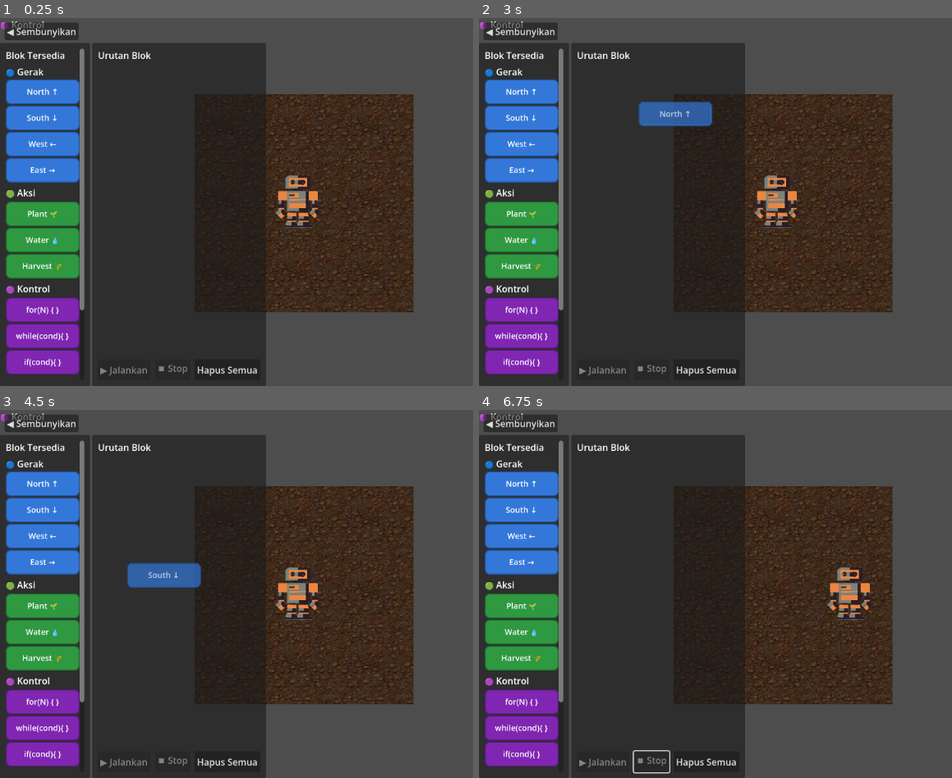
Above: before the commit, frames 1-4 (two rows, left to right).
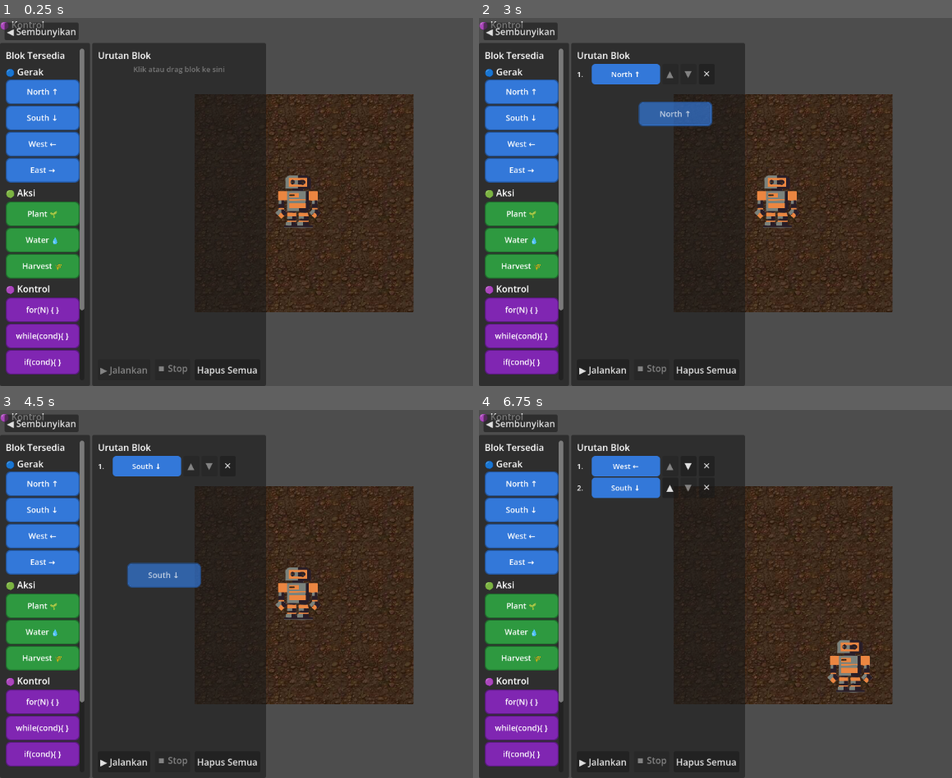
Above: after the commit, the same moments.

Repository: Kemas-Nayar/petani-gen-z
Game: Godot game, scene res://node_2d.tscn
The game is run twice, just before and just after one commit, with the same random seed, the same clock (stepped at 60 frames per second) and the same inputs.
Inputs (mouse positions are in pixels of both pictures, inside the frame that each line leads up to):
- Up to frame 1 (0.25 s): no input
- Up to frame 2 (3 s): click "◀ Sembunyikan" at 0.5 s; click "▶ Blok" at 1.25 s; click "Hapus Semua" at 2 s; tap Enter at 2.75 s; drag from (521, 91) to (871, 121) at 2.77 s
- Up to frame 3 (4.5 s): click (227, 465) at 3.5 s, where only the run after the commit has a clickable "✕"; tap Space at 4.25 s; drag from (42, 509) to (293, 667) at 4.27 s
- Up to frame 4 (6.75 s): click (601, 763) at 5 s, where only the run after the commit has a clickable "▶ Jalankan"; tap Enter at 5.75 s; move the mouse to (521, 535) at 5.77 s; hold Right (ui_right) 5.78-6.5 s; tap X (action_water) at 5.85 s; click (521, 535) at 5.92 s; click (687, 465) at 6.5 s, where only the run after the commit has a clickable "▼"

The runs differ from the first frame. In frame 1, 0.1% of the frame differs, in the area x 28-48%, y 13-16%; in frame 2, 0.9%; in frame 3, 0.9%; in frame 4, 3.4%, in the area x 20-84%, y 12-99%.

Commit message:
buat urutan bisa dipindahin urutannya

Diff:
--- a/Script/farm_manager.gd
+++ b/Script/farm_manager.gd
@@ -8,6 +8,7 @@
 var tiles: Dictionary = {}  # Vector2i -> FarmTile
 
 signal tile_state_changed(grid_pos: Vector2i, new_state: FarmTile.State)
+signal growth_finished(grid_pos: Vector2i)
 
 # --- Public API (callable from scripts and later from visual block system) ---
 
@@ -46,6 +47,19 @@
 		return tiles[grid_pos].get_state_name()
 	return "Empty"
 
+func wait_for_growth(grid_pos: Vector2i, should_continue: Callable = Callable()) -> void:
+	if get_tile_state(grid_pos) == FarmTile.State.HARVESTABLE:
+		return
+	if get_tile_state(grid_pos) != FarmTile.State.WATERED:
+		return
+
+	while get_tile_state(grid_pos) == FarmTile.State.WATERED:
+		if should_continue.is_valid() and not should_continue.call():
+			return
+		var finished_pos: Vector2i = await growth_finished
+		if finished_pos == grid_pos:
+			return
+
 # --- Internal ---
 
 func _get_or_create_tile(grid_pos: Vector2i) -> FarmTile:
@@ -64,3 +78,4 @@
 		tile.state = FarmTile.State.HARVESTABLE
 		print("Crop ready to harvest at ", grid_pos)
 		tile_state_changed.emit(grid_pos, tile.state)
+		growth_finished.emit(grid_pos)
--- a/block_executor.gd
+++ b/block_executor.gd
@@ -11,10 +11,10 @@
 signal execution_finished
 signal block_highlighted(block_node: BlockNode, depth: int)
 
-var character: CharacterBody2D = null
+var character: FarmCharacter = null
 var is_running: bool = false
 
-func _init(p_character: CharacterBody2D) -> void:
+func _init(p_character: FarmCharacter) -> void:
 	character = p_character
 
 # Jalankan list BlockNode secara berurutan
@@ -56,11 +56,22 @@
 		"east":
 			character.move_to_grid(Vector2i(1, 0))
 			await character.move_finished
-		"plant", "water", "harvest":
+		"plant", "harvest":
 			character.do_action(node.id)
 			await character.get_tree().create_timer(0.3).timeout
+		"water":
+			await _run_water_action()
 		_:
 			push_warning("BlockExecutor: unknown block id '%s'" % node.id)
+
+func _run_water_action() -> void:
+	var watered: bool = character.do_action("water")
+	await character.get_tree().create_timer(0.3).timeout
+	if watered:
+		await FarmManager.wait_for_growth(character.grid_pos, Callable(self, "_should_continue_execution"))
+
+func _should_continue_execution() -> bool:
+	return is_running
 
 func _run_for(node: BlockNode, depth: int) -> void:
 	var n = clampi(node.repeat_count, 1, MAX_ITERATIONS)
@@ -83,8 +94,8 @@
 		await _run_list(node.children, depth + 1)
 
 func _evaluate_condition(condition_id: String) -> bool:
-	var grid_pos: Vector2i = (character as CharacterBody2D).get("grid_pos") as Vector2i
-	var state = FarmManager.get_tile_state(grid_pos)
+	var grid_pos: Vector2i = character.grid_pos
+	var state := FarmManager.get_tile_state(grid_pos)
 	match condition_id:
 		"is_planted":
 			return state == FarmTile.State.PLANTED
--- a/block_palette.gd
+++ b/block_palette.gd
@@ -1,6 +1,8 @@
 extends PanelContainer
 
 # BlockPalette.gd — versi Tier 2 dengan 4 kategori
+
+signal block_selected(block_id: String)
 
 @onready var move_blocks:      VBoxContainer = $MarginContainer/ScrollContainer/VBox/MoveSection/Blocks
 @onready var action_blocks:    VBoxContainer = $MarginContainer/ScrollContainer/VBox/ActionSection/Blocks
@@ -12,9 +14,9 @@
 
 func _populate() -> void:
 	for def in BlockDefinition.get_all():
-		var block = PanelContainer.new()
-		block.set_script(load("res://block_ui.gd"))
+		var block: BlockUI = BlockUI.new()
 		block.setup(def, false)
+		block.block_clicked.connect(_on_block_clicked)
 
 		match def.category:
 			BlockDefinition.Category.MOVE:
@@ -26,5 +28,8 @@
 			BlockDefinition.Category.CONDITION:
 				condition_blocks.add_child(block)
 
+func _on_block_clicked(block_ui: BlockUI) -> void:
+	block_selected.emit(block_ui.definition.id)
+
 func _can_drop_data(_pos: Vector2, _data: Variant) -> bool:
 	return false
--- a/block_sequence.gd
+++ b/block_sequence.gd
@@ -1,15 +1,18 @@
 extends PanelContainer
+class_name BlockSequence
 
 # BlockSequence.gd — versi Tier 2 dengan support for/while/if bersarang
 
 const MAX_BLOCKS = 20
 
 @onready var slot_container: VBoxContainer = $MarginContainer/VBox/ScrollContainer/SlotContainer
+@onready var scroll_container: ScrollContainer = $MarginContainer/VBox/ScrollContainer
 @onready var run_button:     Button        = $MarginContainer/VBox/ButtonRow/RunButton
 @onready var stop_button:    Button        = $MarginContainer/VBox/ButtonRow/StopButton
 @onready var clear_button:   Button        = $MarginContainer/VBox/ButtonRow/ClearButton
 @onready var status_label:   Label         = $MarginContainer/VBox/StatusLabel
-@onready var character: CharacterBody2D    = $"../../../CharacterBody2D"
+@onready var character: FarmCharacter = $"../../../CharacterBody2D"
+@onready var palette: PanelContainer      = $"../BlockPalette"
 
 var program: Array[BlockNode] = []   # pohon program utama
 var executor: BlockExecutor = null
@@ -20,6 +23,13 @@
 	stop_button.disabled = true
 	clear_button.pressed.connect(_on_clear_pressed)
 
+	if palette.has_signal("block_selected"):
+		palette.block_selected.connect(_on_palette_block_selected)
+
+	_setup_drop_target(self)
+	_setup_drop_target(scroll_container)
+	_setup_drop_target(slot_container)
+
 	LevelManager.load_level(1)
 	LevelManager.progress_updated.connect(_on_progress_updated)
 
@@ -29,17 +39,147 @@
 
 	_refresh_ui()
 
+func _setup_drop_target(control: Control) -> void:
+	control.mouse_filter = Control.MOUSE_FILTER_STOP
+	control.set_drag_forwarding(
+		Callable(),
+		Callable(self, "_can_drop_data"),
+		Callable(self, "_drop_data")
+	)
+
+func _on_palette_block_selected(block_id: String) -> void:
+	add_block_to_program(block_id)
+
 # ── Drop handling ──────────────────────────────────────────────────────────
 
 func _can_drop_data(_pos: Vector2, data: Variant) -> bool:
-	return data is Dictionary and data.has("block_id") and not executor.is_running
-
-func _drop_data(_pos: Vector2, data: Variant) -> void:
+	if executor.is_running:
+		return false
+	if not (data is Dictionary and data.has("block_id")):
+		return false
+	if data.get("reorder", false):
+		return data.has("source_nodes")
+	return _is_valid_top_level_block(data["block_id"])
+
+func _drop_data(at_position: Vector2, data: Variant) -> void:
+	if data.get("reorder", false):
+		var source_nodes: Array = data["source_nodes"]
+		var insert_index := _get_insert_index_for_list(at_position, source_nodes)
+		reorder_block_in_list(source_nodes, data["source_index"], insert_index)
+	else:
+		var insert_index := _get_insert_index_for_list(at_position, program)
+		add_block_to_program(data["block_id"], insert_index)
+
+func _can_drop_on_row(_at_position: Vector2, data: Variant, target_row: Control) -> bool:
+	if executor.is_running:
+		return false
+	if not (data is Dictionary and data.has("block_id")):
+		return false
+
+	var target_nodes: Array = target_row.get_meta("block_nodes")
+	if data.get("reorder", false):
+		return data["source_nodes"] == target_nodes
+
+	if target_row.get_meta("depth", 0) > 0:
+		return false
+	return _is_valid_top_level_block(data["block_id"])
+
+func _drop_on_row(at_position: Vector2, data: Variant, target_row: Control) -> void:
+	var target_nodes: Array = target_row.get_meta("block_nodes")
+
+	if data.get("reorder", false):
+		if data["source_nodes"] != target_nodes:
+			return
+		var insert_index := _get_insert_index_before_row(at_position, target_row, target_nodes)
+		reorder_block_in_list(target_nodes, data["source_index"], insert_index)
+	else:
+		var insert_index := _get_insert_index_before_row(at_position, target_row, program)
+		add_block_to_program(data["block_id"], insert_index)
+
+func _is_valid_top_level_block(block_id: String) -> bool:
+	var def := BlockDefinition.get_by_id(block_id)
+	if def == null:
+		return false
+	return def.category != BlockDefinition.Category.CONDITION
+
+func add_block_to_program(block_id: String, insert_index: int = -1) -> void:
+	if executor.is_running:
+		return
+	if not _is_valid_top_level_block(block_id):
+		status_label.text = "Blok kondisi hanya bisa di dalam for/while/if."
+		return
 	if program.size() >= MAX_BLOCKS:
 		status_label.text = "Program penuh!"
 		return
-	var node = _make_block_node(data["block_id"])
-	program.append(node)
+
+	var node := _make_block_node(block_id)
+	if insert_index < 0 or insert_index >= program.size():
+		program.append(node)
+	else:
+		program.insert(insert_index, node)
+	status_label.text = ""
+	_refresh_ui()
+
+func _get_insert_index_for_list(at_position: Vector2, nodes: Array[BlockNode]) -> int:
+	var rows := _get_rows_for_list(nodes)
+	if rows.is_empty():
+		return nodes.size()
+
+	var local_pos := slot_container.get_global_transform().affine_inverse() * at_position
+	for row in rows:
+		var row_center_y := row.position.y + row.size.y * 0.5
+		if local_pos.y < row_center_y:
+			return row.get_meta("block_index")
+	return nodes.size()
+
+func _get_insert_index_before_row(at_position: Vector2, target_row: Control, nodes: Array[BlockNode]) -> int:
+	var target_index: int = target_row.get_meta("block_index")
+	var local_pos := slot_container.get_global_transform().affine_inverse() * at_position
+	var row_center_y := target_row.position.y + target_row.size.y * 0.5
+	if local_pos.y < row_center_y:
+		return target_index
+	return target_index + 1
+
+func _get_rows_for_list(nodes: Array[BlockNode]) -> Array[Control]:
+	var rows: Array[Control] = []
+	for child in slot_container.get_children():
+		if child.has_meta("block_nodes") and child.get_meta("block_nodes") == nodes:
+			rows.append(child)
+	rows.sort_custom(func(a: Control, b: Control) -> bool:
+		return a.get_meta("block_index") < b.get_meta("block_index")
+	)
+	return rows
+
+func move_block_up(nodes: Array[BlockNode], index: int) -> void:
+	if index <= 0 or index >= nodes.size():
+		return
+	var temp := nodes[index]
+	nodes[index] = nodes[index - 1]
+	nodes[index - 1] = temp
+	_refresh_ui()
+
+func move_block_down(nodes: Array[BlockNode], index: int) -> void:
+	if index < 0 or index >= nodes.size() - 1:
+		return
+	var temp := nodes[index]
+	nodes[index] = nodes[index + 1]
+	nodes[index + 1] = temp
+	_refresh_ui()
+
+func reorder_block_in_list(nodes: Array[BlockNode], from_index: int, insert_index: int) -> void:
+	if from_index < 0 or from_index >= nodes.size():
+		return
+
+	insert_index = clampi(insert_index, 0, nodes.size())
+	var block := nodes[from_index]
+	nodes.remove_at(from_index)
+	if from_index < insert_index:
+		insert_index -= 1
+	if from_index == insert_index:
+		nodes.insert(from_index, block)
+		return
+
+	nodes.insert(insert_index, block)
 	_refresh_ui()
 
 func _make_block_node(id: String) -> BlockNode:
@@ -56,8 +196,28 @@
 func _refresh_ui() -> void:
 	for child in slot_container.get_children():
 		child.queue_free()
-	_render_program(program, slot_container, 0)
+
+	if program.is_empty():
+		var hint := Label.new()
+		hint.text = "Klik atau drag blok ke sini"
+		hint.horizontal_alignment = HORIZONTAL_ALIGNMENT_CENTER
+		hint.add_theme_color_override("font_color", Color(1, 1, 1, 0.35))
+		hint.add_theme_font_size_override("font_size", 13)
+		hint.custom_minimum_size = Vector2(0, 80)
+		_setup_drop_target(hint)
+		slot_container.add_child(hint)
+	else:
+		_render_program(program, slot_container, 0)
+
 	run_button.disabled = program.is_empty() or executor.is_running
+
+func _make_reorder_button(label: String, disabled: bool, callback: Callable) -> Button:
+	var btn := Button.new()
+	btn.text = label
+	btn.custom_minimum_size = Vector2(28, 28)
+	btn.disabled = disabled
+	btn.pressed.connect(callback)
+	return btn
 
 func _render_program(nodes: Array[BlockNode], container: VBoxContainer, depth: int) -> void:
 	for i in nodes.size():
@@ -67,15 +227,27 @@
 			continue
 
 		var indent = depth * 16
-
-		# Row untuk satu blok
-		var row = HBoxContainer.new()
+		var captured_nodes := nodes
+		var captured_i := i
+
+		# Row untuk satu blok (draggable untuk reorder)
+		var row: HBoxContainer = HBoxContainer.new()
+		row.set_script(load("res://sequence_block_row.gd"))
+		row.sequence_ref = self
+		row.block_nodes = captured_nodes
+		row.block_index = captured_i
+		row.depth = depth
 		row.add_theme_constant_override("separation", 4)
+		row.set_meta("block_nodes", captured_nodes)
+		row.set_meta("block_index", captured_i)
+		row.set_meta("depth", depth)
+		row.tooltip_text = "Drag untuk ubah urutan"
 
 		# Indentasi visual
 		if indent > 0:
 			var spacer = Control.new()
 			spacer.custom_minimum_size = Vector2(indent, 0)
+			spacer.mouse_filter = Control.MOUSE_FILTER_PASS
 			row.add_child(spacer)
 
 		# Nomor urut (hanya level 0)
@@ -85,6 +257,7 @@
 			num.custom_minimum_size = Vector2(22, 0)
 			num.add_theme_font_size_override("font_size", 13)
 			num.vertical_alignment = VERTICAL_ALIGNMENT_CENTER
+			num.mouse_filter = Control.MOUSE_FILTER_PASS
 			row.add_child(num)
 
 		# Blok utama
@@ -97,6 +270,7 @@
 		style.corner_radius_bottom_right = 6
 		block_panel.add_theme_stylebox_override("panel", style)
 		block_panel.custom_minimum_size = Vector2(120, 36)
+		block_panel.mouse_filter = Control.MOUSE_FILTER_PASS
 
 		var label_text = def.label
 		if node.id == "for":
@@ -113,15 +287,20 @@
 		lbl.add_theme_color_override("font_color", Color.WHITE)
 		lbl.add_theme_font_size_override("font_size", 13)
 		lbl.set_anchors_and_offsets_preset(Control.PRESET_FULL_RECT)
+		lbl.mouse_filter = Control.MOUSE_FILTER_PASS
 		block_panel.add_child(lbl)
 		row.add_child(block_panel)
+
+		# Tombol urutan (naik / turun)
+		var up_btn := _make_reorder_button("▲", i == 0, func(): move_block_up(captured_nodes, captured_i))
+		var down_btn := _make_reorder_button("▼", i >= nodes.size() - 1, func(): move_block_down(captured_nodes, captured_i))
+		row.add_child(up_btn)
+		row.add_child(down_btn)
 
 		# Tombol hapus (X)
 		var del_btn = Button.new()
 		del_btn.text = "✕"
 		del_btn.custom_minimum_size = Vector2(28, 28)
-		var captured_nodes = nodes
-		var captured_i = i
 		del_btn.pressed.connect(func():
 			captured_nodes.remove_at(captured_i)
 			_refresh_ui()
--- a/block_ui.gd
+++ b/block_ui.gd
@@ -9,6 +9,7 @@
 var drag_preview: bool = false     # true jika ini adalah preview saat drag
 
 signal block_removed(block_ui: BlockUI)  # dipancarkan saat blok di-klik kanan di sequence
+signal block_clicked(block_ui: BlockUI)   # dipancarkan saat blok palette di-klik kiri
 
 const BLOCK_WIDTH  = 130
 const BLOCK_HEIGHT = 44
@@ -49,8 +50,14 @@
 	set_drag_preview(preview)
 	return { "block_id": definition.id, "from_sequence": is_in_sequence, "source": self }
 
+func _ready() -> void:
+	mouse_filter = Control.MOUSE_FILTER_STOP
+	tooltip_text = "Klik untuk tambah · drag ke urutan blok" if not is_in_sequence else ""
+
 func _gui_input(event: InputEvent) -> void:
-	# Klik kanan di sequence → hapus blok
-	if is_in_sequence and event is InputEventMouseButton:
-		if event.button_index == MOUSE_BUTTON_RIGHT and event.pressed:
-			block_removed.emit(self)
+	if not (event is InputEventMouseButton and event.pressed):
+		return
+	if event.button_index == MOUSE_BUTTON_LEFT and not is_in_sequence:
+		block_clicked.emit(self)
+	elif event.button_index == MOUSE_BUTTON_RIGHT and is_in_sequence:
+		block_removed.emit(self)
--- a/character_body_2d.gd
+++ b/character_body_2d.gd
@@ -1,4 +1,5 @@
 extends CharacterBody2D
+class_name FarmCharacter
 
 @onready var tile_map_layer: TileMapLayer = $"../TileMapLayer"
 
--- a/hud.gd
+++ b/hud.gd
@@ -13,7 +13,7 @@
 @onready var timer_label: Label = $CenterBottom/PanelContainer/MarginContainer/TimerLabel
 
 # Referensi ke karakter untuk baca grid_pos
-@onready var character: CharacterBody2D = $"../CharacterBody2D"
+@onready var character: FarmCharacter = $"../CharacterBody2D"
 
 var countdown: float = 0.0
 var is_counting: bool = false
--- a/project.godot
+++ b/project.godot
@@ -12,13 +12,17 @@
 
 config/name="Petani Gen Z"
 run/main_scene="res://node_2d.tscn"
-config/features=PackedStringArray("4.7", "Forward Plus")
+config/features=PackedStringArray("4.6", "Forward Plus")
 config/icon="res://icon.svg"
 
 [autoload]
 
 FarmManager="*uid://dqun7tm1gnmjq"
 LevelManager="*uid://b7j1mlevelmgr001"
+
+[dotnet]
+
+project/assembly_name="Petani Gen Z"
 
 [editor_plugins]
 
--- /dev/null
+++ b/sequence_block_row.gd
@@ -0,0 +1,49 @@
+extends HBoxContainer
+
+# Baris blok di urutan program — bisa di-drag untuk mengubah posisi.
+
+var sequence_ref: BlockSequence = null
+var block_nodes: Array[BlockNode] = []
+var block_index: int = 0
+var depth: int = 0
+
+func _ready() -> void:
+	mouse_filter = Control.MOUSE_FILTER_STOP
+	if sequence_ref:
+		set_drag_forwarding(
+			Callable(),
+			Callable(self, "_can_drop_data"),
+			Callable(self, "_drop_data")
+		)
+
+func _get_drag_data(_at_position: Vector2) -> Variant:
+	if sequence_ref == null or sequence_ref.executor.is_running:
+		return null
+	if block_index < 0 or block_index >= block_nodes.size():
+		return null
+
+	var node := block_nodes[block_index]
+	var def := BlockDefinition.get_by_id(node.id)
+	if def == null:
+		return null
+
+	var preview := BlockUI.new()
+	preview.setup(def, true)
+	preview.modulate.a = 0.7
+	set_drag_preview(preview)
+
+	return {
+		"block_id": node.id,
+		"from_sequence": true,
+		"reorder": true,
+		"source_nodes": block_nodes,
+		"source_index": block_index,
+		"depth": depth,
+	}
+
+func _can_drop_data(at_position: Vector2, data: Variant) -> bool:
+	return sequence_ref != null and sequence_ref._can_drop_on_row(at_position, data, self)
+
+func _drop_data(at_position: Vector2, data: Variant) -> void:
+	if sequence_ref:
+		sequence_ref._drop_on_row(at_position, data, self)
Not shown, added: sequence_block_row.gd.uid
